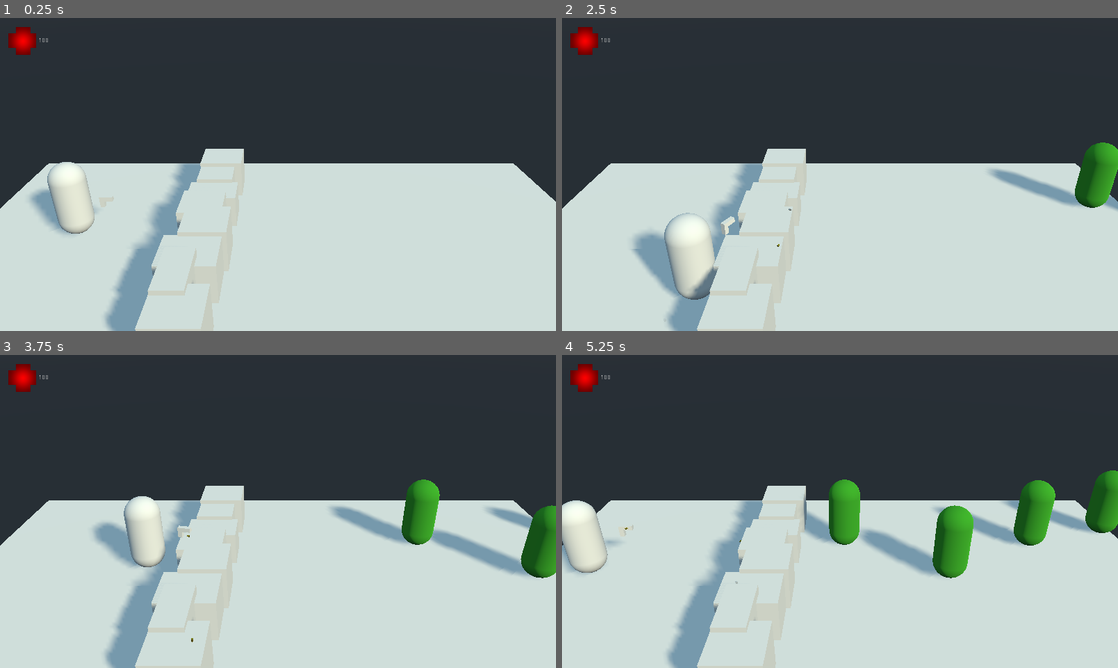
Above: before the commit, frames 1-4 (two rows, left to right).
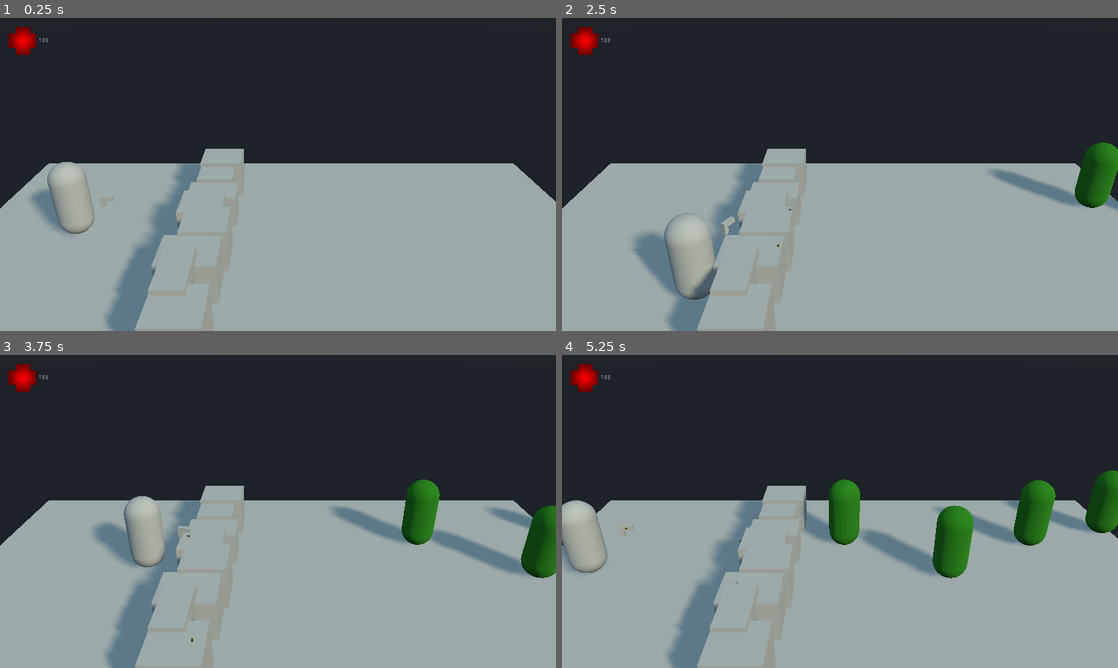
Above: after the commit, the same moments.

Repository: BFrizzleFoShizzle/UntitledZombieGame
Game: Godot game, scene res://World.tscn
Two runs of this game, one before a commit and one after it. Both use one fixed random seed, a clock stepped at 60 frames per second and the inputs below.
Inputs (mouse positions are in pixels of both pictures, inside the frame that each line leads up to):
- Up to frame 1 (0.25 s): no input
- Up to frame 2 (2.5 s): tap Enter at 0.5 s; move the mouse to (962, 158) at 0.52 s; hold Right (ui_right) 0.53-1.28 s; click (962, 158) at 0.67 s; move the mouse to (728, 190) at 1.27 s; hold Down (ui_down) 1.28-2.03 s; click (728, 190) at 1.42 s; move the mouse to (895, 105) at 2.02 s; hold Right (ui_right) from 2.03 s (still down); click (895, 105) at 2.17 s
- Up to frame 3 (3.75 s): move the mouse to (250, 574) at 2.77 s; release Right (ui_right) at 2.78 s; hold Up (ui_up) 2.78-3.53 s; click (250, 574) at 2.92 s; move the mouse to (444, 558) at 3.52 s; hold Left (ui_left) from 3.53 s (still down); click (444, 558) at 3.67 s
- Up to frame 4 (5.25 s): move the mouse to (673, 464) at 4.27 s; click (673, 464) at 4.42 s; move the mouse to (867, 511) at 5.02 s; release Left (ui_left) at 5.03 s; hold Down (ui_down) from 5.03 s (still down); click (867, 511) at 5.17 s

The runs differ from the first frame. In frame 1, 53% of the frame differs, in the area x 0-100%, y 41-100%; in frame 2, 53%; in frame 3, 53%; in frame 4, 53%, in the area x 0-100%, y 36-100%.

Commit message:
Added muzzle flash + toned down lights

Diff:
--- /dev/null
+++ b/MuzzleFlashLight.gd
@@ -0,0 +1,24 @@
+extends OmniLight
+
+
+# Declare member variables here. Examples:
+# var a = 2
+# var b = "text"
+const flashTime = 0.05
+var currFlashTime = 0.0
+
+# Called when the node enters the scene tree for the first time.
+func _ready():
+	pass # Replace with function body.
+
+func flash():
+	currFlashTime = flashTime
+	visible = true
+
+# Called every frame. 'delta' is the elapsed time since the previous frame.
+func _process(delta):
+	if visible:
+		currFlashTime -= delta
+		if currFlashTime <= 0.0:
+			visible = false
+	pass
--- a/Player.gd
+++ b/Player.gd
@@ -15,6 +15,7 @@
 const Casing = preload("res://Casing.tscn")
 const GunSound = preload("res://PlayerGunSound.tscn")
 onready var playerGun = get_node("PlayerGun")
+onready var muzzleFlashLight = get_node("PlayerGun/Flash")
 
 # Called when the node enters the scene tree for the first time.
 func _ready():
@@ -59,6 +60,7 @@
 			if event is InputEventMouseButton && event.button_index  == 1 && event.pressed == true:
 				# gunshot
 				play_gunshot()
+				muzzleFlashLight.flash()
 
 				# Create casing
 				var casing = Casing.instance()
--- a/World.tscn
+++ b/World.tscn
@@ -7,6 +7,7 @@
 [ext_resource path="res://MusicLoop.gd" type="Script" id=5]
 [ext_resource path="res://RayDraw3D.gd" type="Script" id=6]
 [ext_resource path="res://Images/HP1.png" type="Texture" id=7]
+[ext_resource path="res://MuzzleFlashLight.gd" type="Script" id=8]
 
 [sub_resource type="PhysicsMaterial" id=1]
 
@@ -115,13 +116,27 @@
 
 [node name="Barrel" type="MeshInstance" parent="Player/RigidBody/PlayerGun"]
 transform = Transform( -4.37114e-08, -1, -4.37114e-08, 0, -4.37114e-08, 1, -1, 4.37114e-08, 1.91069e-15, 0, 0, 0 )
+layers = 2
+cast_shadow = 0
+use_in_baked_light = true
 mesh = SubResource( 4 )
 material/0 = null
 
 [node name="MeshInstance" type="MeshInstance" parent="Player/RigidBody/PlayerGun/Barrel"]
 transform = Transform( 1, 0, 0, 0, 1, 0, 0, 0, 1, -0.1, 0, -0.1 )
+layers = 2
+cast_shadow = 0
 mesh = SubResource( 5 )
 material/0 = null
+
+[node name="Flash" type="OmniLight" parent="Player/RigidBody/PlayerGun"]
+transform = Transform( 1, 0, 0, 0, 1, -2.03644e-29, 0, -2.03644e-29, 1, 0, 0, -0.196 )
+visible = false
+light_color = Color( 0.952941, 0.917647, 0.827451, 1 )
+light_energy = 0.2
+shadow_enabled = true
+omni_range = 10.0
+script = ExtResource( 8 )
 
 [node name="Terrain" type="Spatial" parent="."]
 
@@ -273,7 +288,7 @@
 [node name="DirectionalLight" type="DirectionalLight" parent="."]
 transform = Transform( 0.820092, 0.0312924, 0.571375, -0.41043, 0.727944, 0.549222, -0.398743, -0.684922, 0.609825, 0, 2.64186, 0 )
 light_color = Color( 1, 0.972549, 0.831373, 1 )
-light_energy = 0.8
+light_energy = 0.4
 shadow_enabled = true
 
 [node name="RayDraw3D" type="ImmediateGeometry" parent="."]
--- a/default_env.tres
+++ b/default_env.tres
@@ -10,3 +10,4 @@
 [resource]
 background_mode = 2
 background_sky = SubResource( 1 )
+background_energy = 0.6
Not shown: 1 places in World.tscn that only renumber resources
